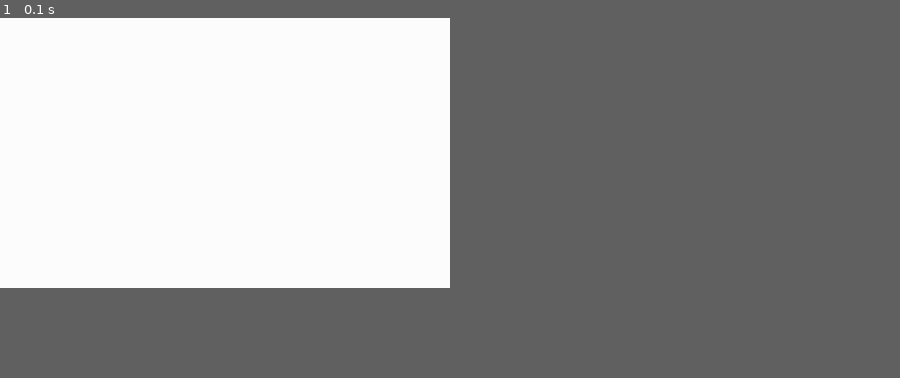
Above: before the commit, frame 1.
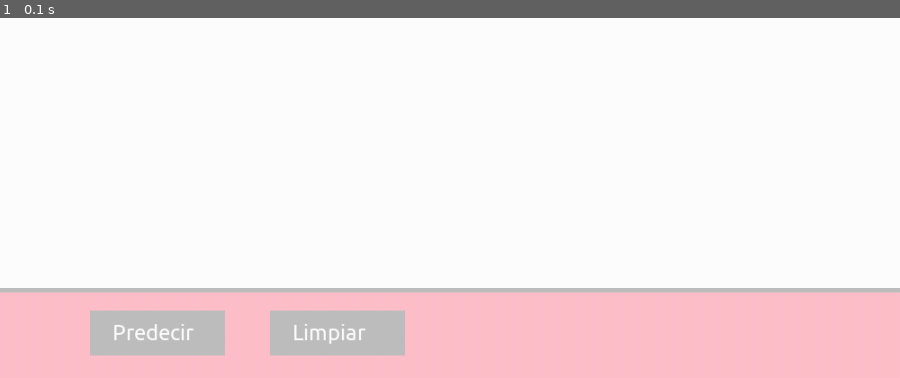
Above: after the commit, the same moment.

Repository: jaraycode/handwritten_recognition_IA
Game: pygame game, started from pygames_modules/window.py
The game is run twice, just before and just after one commit, with the same random seed, the same clock (stepped at 60 frames per second) and the same inputs.
Inputs:
- Up to frame 1 (0.1 s): no input
The window is 450x270 before the commit and 900x360 after it. Grey fills any space a smaller window leaves; there, only what the larger window draws over its background counts as a difference.

The runs differ from the first frame. In frame 1, 25% of the frame differs, in the area x 0-100%, y 75-100%.

Commit message:
Pygames
Ya se puede visualizar la pizarra con las divisiones, falta hacer pruebas con el mouse, además de agregar las funcionalidades para los botones

Diff:
--- a/pygames_modules/window.py
+++ b/pygames_modules/window.py
@@ -2,24 +2,79 @@
 
 class window:
 
-    def __init__(self, width = 500, height = 300, fps = 60) -> None:
+    def __init__(self, width = 1000, height = 400, fps = 60) -> None:
+        pygame.init()
+        pygame.font.init()
         self.timer = pygame.time.Clock()
         self.WIDTH = width
         self.HEIGHT = height
         self.fps = fps
+        self.screen = pygame.display.set_mode([self.WIDTH,self.HEIGHT])
+        self.font = pygame.font.Font('font/Ubuntu-Regular.ttf',24)
+        self.active_color = (255,255,255)
+        self.size_brush = 10
+        self.painting = []
+        self.draw = False
+
+    def cortar(self, img_original):
+        return img_original.subsurface(0,0,self.WIDTH,self.HEIGHT)
+
+    def draw_painting(self, screen, color, inicio, fin, radio = 20):
+        x = fin[0] - inicio[0]
+        y = fin[1] - inicio[1]
+        distance = max(abs(x), abs(y))
+        for i in range(distance):
+            x = int(inicio[0] + float(i) / distance * x)
+            y = int(inicio[1] + float(i) / distance * y)
+            pygame.draw.circle(screen, color, (x, y), radio)
 
     def pantalla(self, caption) -> None:
-        screen = pygame.display.set_mode([self.WIDTH,self.HEIGHT])
+        # Mouse
+        #mouse = pygame.mouse.get_pos()
+        #left_click = pygame.mouse.get_pressed()[0]
+
+        # Tener su posición y
+        #if mouse[1] < self.HEIGHT-100:
+            #pygame.draw.circle(self.screen, self.active_color, mouse, self.size_brush)
+        #print(mouse)
+        #if left_click and mouse[1] < self.HEIGHT-100:
+        #    self.painting.append(('black', mouse, 20))
+        #self.draw_painting(painting=self.painting)
         pygame.display.set_caption(caption)
+        self.timer.tick(self.fps)
+        self.screen.fill('white')
         run = True
         while run:
-            self.timer.tick(self.fps)
-            screen.fill('white')
-
+            #screen.subsurface(0,0,self.WIDTH, self.HEIGHT)
             for event in pygame.event.get():
                 if event.type == pygame.QUIT:
                     run = False
 
+            if event.type == pygame.MOUSEBUTTONDOWN and event.pos[1] < self.HEIGHT-100:
+                if event.button == 1:
+                    pygame.draw.circle(self.screen, self.active_color, event.pos, self.size_brush)
+                    self.draw = True
+            elif event.type == pygame.MOUSEBUTTONUP:
+                self.draw = False
+            elif event.type == pygame.MOUSEMOTION:
+                if self.draw and event.pos[0] < self.HEIGHT-100:
+                    pygame.draw.circle(self.screen, self.active_color, event.pos, self.size_brush)
+                    self.draw_painting(self.screen, self.active_color, event.pos, last, self.size_brush)
+                    print(event.pos)
+                last = event.pos
+
+            # Barra inferior
+            pygame.draw.rect(self.screen, 'pink', (0,self.HEIGHT-100, self.WIDTH, self.HEIGHT-300))
+            # Linea divisoria
+            pygame.draw.rect(self.screen, 'gray', (0,self.HEIGHT-100, self.WIDTH, self.HEIGHT-395))
+            # Mostrar botones
+            pygame.draw.rect(self.screen, 'gray',(self.WIDTH-900, self.HEIGHT-75, 150,50))
+            pygame.draw.rect(self.screen, 'gray',(self.WIDTH-700, self.HEIGHT-75, 150,50))
+            text = self.font.render("Predecir", True, 'white')
+            self.screen.blit(text, (self.WIDTH-875, self.HEIGHT-65))
+            text = self.font.render("Limpiar", True, 'white')
+            self.screen.blit(text, (self.WIDTH-675, self.HEIGHT-65))
+            # Mostrar en pantalla
             pygame.display.flip()
         pygame.quit()
 
Binary file added: pygames_modules/font/Ubuntu-Regular.ttf
